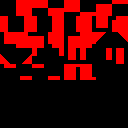
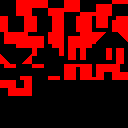
Layer changes from the first 128x128 image to the second:
painted on "Collision" over [0, 64, 128, 96]
